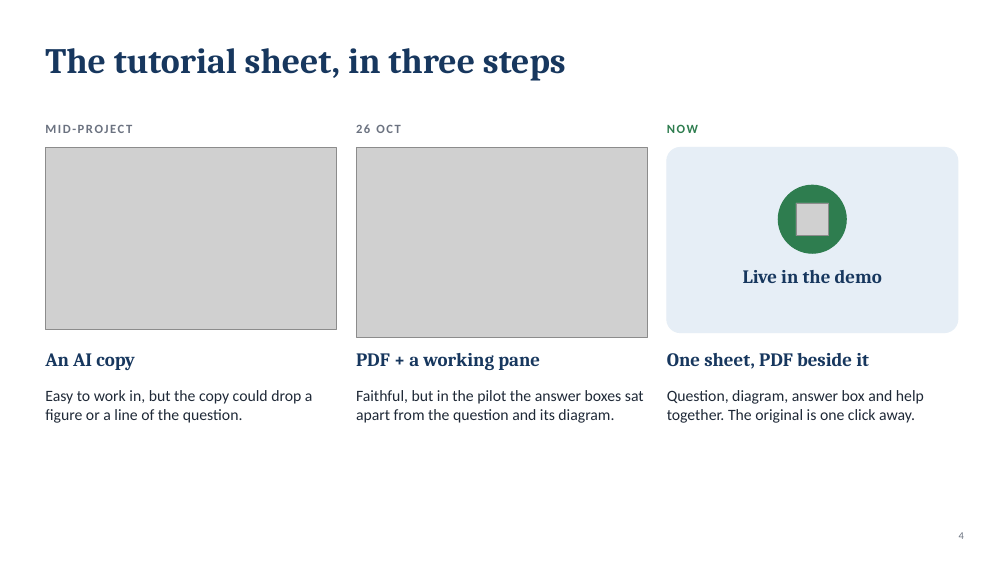
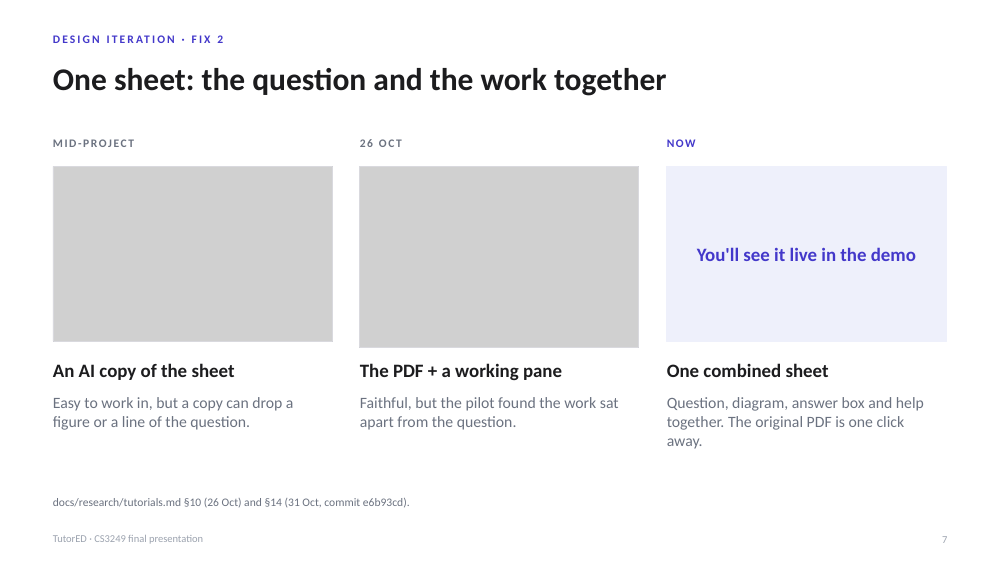
Before and after one commit to lucasisnotcool/ChatterED, a slide deck: slide 7 of docs/group/final-presentation/ChatterED_Final.pptx (slide 4 before the commit). Drawn at 1008x567 pixels with LibreOffice and Linux fonts; fonts in the diff are those of the drawing; grey boxes stand for pictures; background and template pictures are left out. Boxes give left, top, right and bottom in pixels: in the first picture for what was removed or moved away, otherwise in the second. Text is boxed around its words. In the diff, an @@ line names an element or a change of style, - is before the commit and + after.

```diff
--- a/docs/group/final-presentation/ChatterED_Final.pptx
+++ b/docs/group/final-presentation/ChatterED_Final.pptx
@@ title removed at <box>45,48,566,81</box> @@
-The tutorial sheet, in three steps
@@ text added at <box>217,35,223,43</box>, 11 pt, text #4338CA, bold @@
+DESIGN ITERATION · FIX 2
@@ title added at <box>53,68,667,96</box>, 30 pt, text #1C1C1E, bold @@
+One sheet: the question and the work together
@@ text "MID-PROJECT" at <box>53,139,134,147</box>: size 12 to 11 pt @@
@@ text "MID-PROJECT": place and size @@
-text "MID-PROJECT" at <box>45,125,132,133</box>
+text "MID-PROJECT" at <box>53,139,134,147</box>
@@ text "26 OCT": place and size @@
-text "26 OCT" at <box>356,124,401,133</box>
+text "26 OCT" at <box>360,139,402,147</box>
@@ text "26 OCT" at <box>360,139,402,147</box>: size 12 to 11 pt @@
@@ text "NOW": place and size @@
-text "NOW" at <box>667,124,698,133</box>
+text "NOW" at <box>667,139,696,147</box>
@@ text "NOW" at <box>667,139,696,147</box>: size 12 to 11 pt, text colour #2E7D4F to #4338CA @@
@@ rounded rectangle removed at <box>667,147,958,333</box> @@
@@ picture: place and size @@
-picture at <box>45,147,337,330</box>
+picture at <box>53,166,333,341</box>
@@ rectangle added at <box>53,166,333,341</box>, outline #D9D9DE 0.75 pt @@
@@ picture: place and size @@
-picture at <box>356,147,647,337</box>
+picture at <box>360,166,638,348</box>
@@ rectangle added at <box>360,166,638,348</box>, outline #D9D9DE 0.75 pt @@
@@ text "You'll see it live in ..." at <box>697,247,916,261</box>: vertical alignment top to middle @@
@@ rectangle added at <box>667,166,947,341</box>, fill #EEF0FB, outline #EEF0FB 1 pt @@
@@ ellipse removed at <box>778,185,846,253</box> @@
@@ picture removed at <box>796,203,829,235</box> @@
@@ text at <box>697,247,916,261</box>: text changed; font Cambria to Calibri; text colour #17375E to #4338CA @@
-Live in the demo
+You'll see it live in the demo
@@ text at <box>53,363,235,380</box>: text changed; font Cambria to Calibri; text colour #17375E to #1C1C1E @@
-An AI copy
+An AI copy of the sheet
@@ text at <box>360,363,562,380</box>: text changed; font Cambria to Calibri; text colour #17375E to #1C1C1E @@
-PDF + a working pane
+The PDF + a working pane
@@ text at <box>667,363,829,377</box>: text changed; font Cambria to Calibri; text colour #17375E to #1C1C1E @@
-One sheet, PDF beside it
+One combined sheet
@@ text at <box>53,397,294,430</box>: text changed; text colour #1F2937 to #6B7280 @@
-Easy to work in, but the copy could drop a figure or a line of the question.
+Easy to work in, but a copy can drop a figure or a line of the question.
@@ text at <box>360,397,619,430</box>: text changed; text colour #1F2937 to #6B7280 @@
-Faithful, but in the pilot the answer boxes sat apart from the question and its diagram.
+Faithful, but the pilot found the work sat apart from the question.
@@ text at <box>667,397,924,449</box>: text changed; text colour #1F2937 to #6B7280 @@
-Question, diagram, answer box and help together. The original is one click away.
+Question, diagram, answer box and help together. The original PDF is one click away.
@@ text added at <box>53,498,410,508</box>, 11 pt, text #6B7280 @@
+docs/research/tutorials.md §10 (26 Oct) and §14 (31 Oct, commit e6b93cd).
@@ text added at <box>53,535,203,544</box>, 10 pt, text #9CA3AF @@
+TutorED · CS3249 final presentation
@@ page number added at <box>942,536,947,543</box>, 10 pt, text #9CA3AF @@
+7
@@ page number removed at <box>959,532,964,539</box> @@
-4
```
Also in this commit, not shown: 13 other slides changed, 11 slides added, 10 slides removed, 1 other file.
